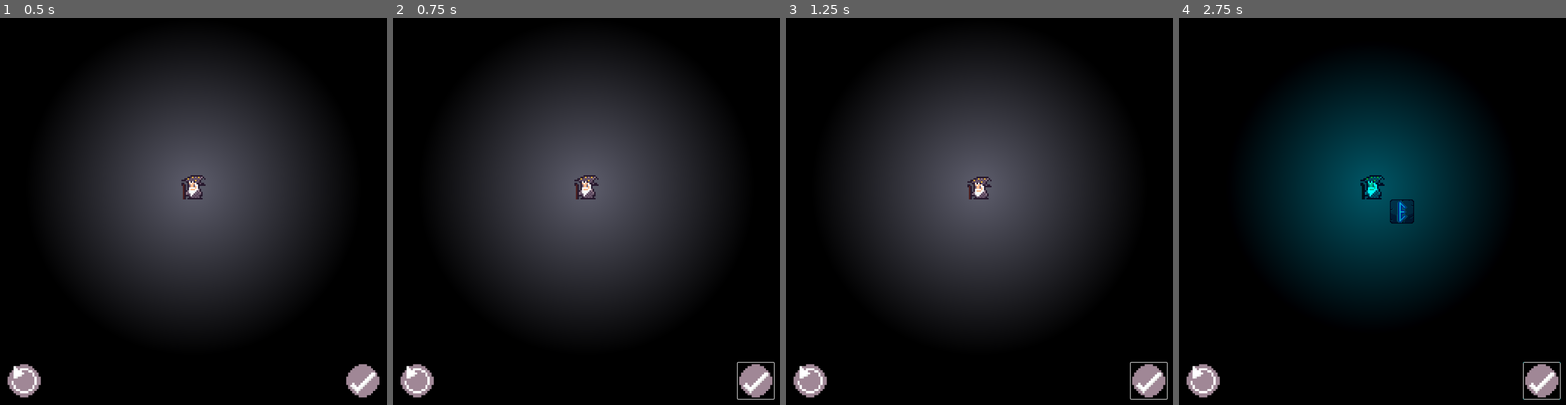
Above: before the commit, frames 1-4 (left to right).
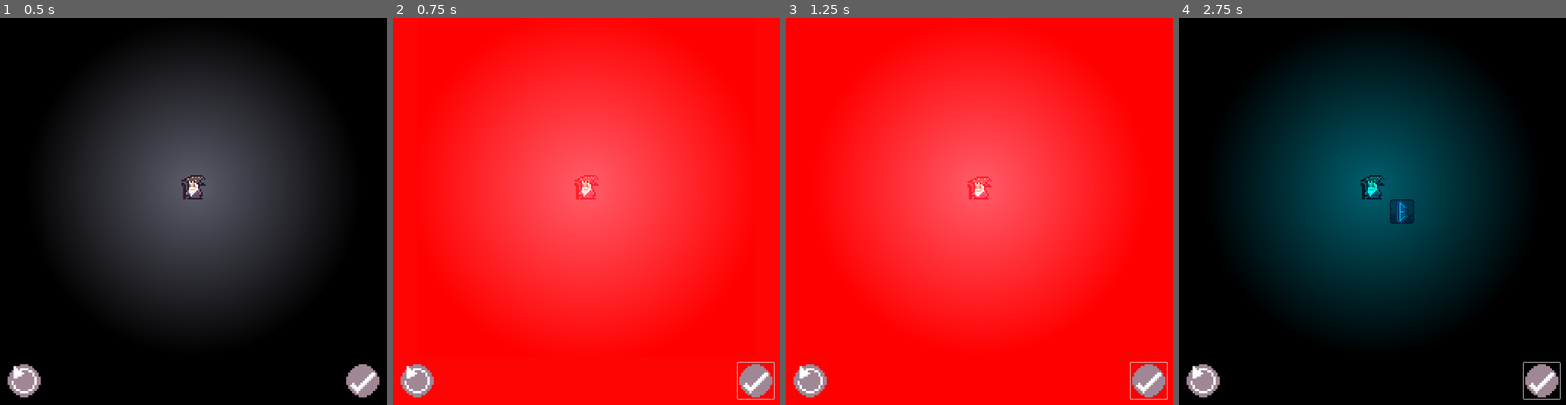
Above: after the commit, the same moments.

Repository: fourbytes/LD55
Game: Godot game, scene res://Main.tscn
The game is run twice, just before and just after one commit, with the same random seed, the same clock (stepped at 60 frames per second) and the same inputs.
Inputs (mouse positions are in pixels of both pictures, inside the frame that each line leads up to):
- Up to frame 1 (0.5 s): no input
- Up to frame 2 (0.75 s): click (756, 381) at 0.5 s
- Up to frame 3 (1.25 s): no input
- Up to frame 4 (2.75 s): click (1542, 381) at 1.25 s; click (1542, 381) at 2 s

Frame 1 is identical in both runs. In frame 2, 99% of the frame differs, in the area x 0-100%, y 0-100%; in frame 3, 99%; in frame 4, less than 0.1%.

Commit message:
make game over happen sooner

Diff:
--- a/Main.tscn
+++ b/Main.tscn
@@ -28,11 +28,6 @@
 shader_parameter/inner_radius = 0.0
 shader_parameter/outer_radius = 1.0
 
-[sub_resource type="Environment" id="Environment_f30or"]
-glow_enabled = true
-glow_blend_mode = 1
-fog_light_energy = 0.0
-
 [sub_resource type="AtlasTexture" id="AtlasTexture_cn5ru"]
 atlas = ExtResource("7_6jhg3")
 region = Rect2(0, 0, 16, 16)
@@ -54,6 +49,11 @@
 "name": &"default",
 "speed": 2.0
 }]
+
+[sub_resource type="Environment" id="Environment_f30or"]
+glow_enabled = true
+glow_blend_mode = 1
+fog_light_energy = 0.0
 
 [sub_resource type="Theme" id="Theme_73bv1"]
 default_font = ExtResource("14_thghk")
@@ -101,10 +101,6 @@
 
 [node name="LetterStage" parent="GameCanvas" instance=ExtResource("5_cdi50")]
 
-[node name="WorldEnvironment" type="WorldEnvironment" parent="GameCanvas"]
-environment = SubResource("Environment_f30or")
-script = ExtResource("7_4ukjs")
-
 [node name="Wizard" type="AnimatedSprite2D" parent="GameCanvas"]
 scale = Vector2(4, 4)
 sprite_frames = SubResource("SpriteFrames_yl6tk")
@@ -144,6 +140,10 @@
 offset_right = 112.0
 offset_bottom = 1008.0
 
+[node name="WorldEnvironment" type="WorldEnvironment" parent="GameCanvas"]
+environment = SubResource("Environment_f30or")
+script = ExtResource("7_4ukjs")
+
 [node name="GameOver" parent="." instance=ExtResource("13_8alef")]
 visible = false
 theme = SubResource("Theme_73bv1")
--- a/scenes/GameSession/LetterCircle/LetterCircle.gd
+++ b/scenes/GameSession/LetterCircle/LetterCircle.gd
@@ -124,7 +124,7 @@
 	var angle_step = 2 * PI / num_letters
 	var viewport = get_viewport_rect()
 	var radius = (num_letters * spacing) / (2 * PI) + offset
-	var max_diameter = float(min(viewport.size.x, viewport.size.y)) - Tile.square_size
+	var max_diameter = float(min(viewport.size.x, viewport.size.y)) - Tile.square_size - 32
 	if radius > max_diameter / 2:
 		game_over()
 		return
--- a/scenes/RedHaze.gd
+++ b/scenes/RedHaze.gd
@@ -7,6 +7,7 @@
 # Called when the node enters the scene tree for the first time.
 func _ready():
 	Store.tiles_changed.connect(_on_tiles_changed)
+	Store.word_wrong.connect(_on_word_wrong)
 
 func _on_tiles_changed(tiles: Array[Tile]):
 	var opacity = minf((float(len(tiles)-MIN_TILES)/MAX_TILES)*MAX_OPACITY, MAX_OPACITY)
@@ -14,3 +15,10 @@
 	tween.set_trans(Tween.TRANS_CUBIC)
 	tween.set_ease(Tween.EASE_OUT)
 	tween.tween_property(self, "color", Color(255, 0, 0, opacity), 2)
+
+func _on_word_wrong():
+	var tween = create_tween()
+	tween.set_trans(Tween.TRANS_CUBIC)
+	tween.set_ease(Tween.EASE_OUT)
+	tween.tween_property(self, "color", Color(255, 0, 0, 0.1), 0.5)
+	tween.tween_property(self, "color", Color(255, 0, 0, 0), 0.5)
